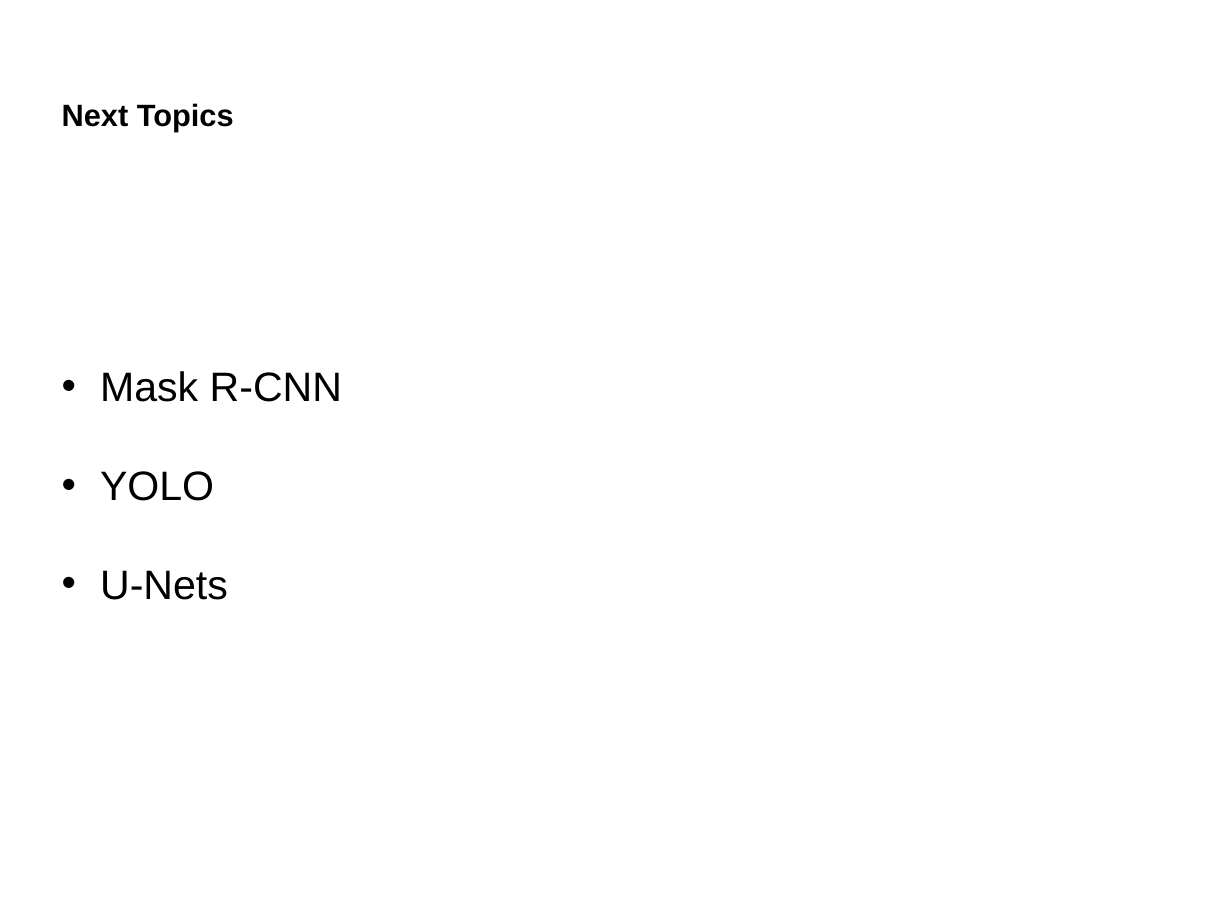
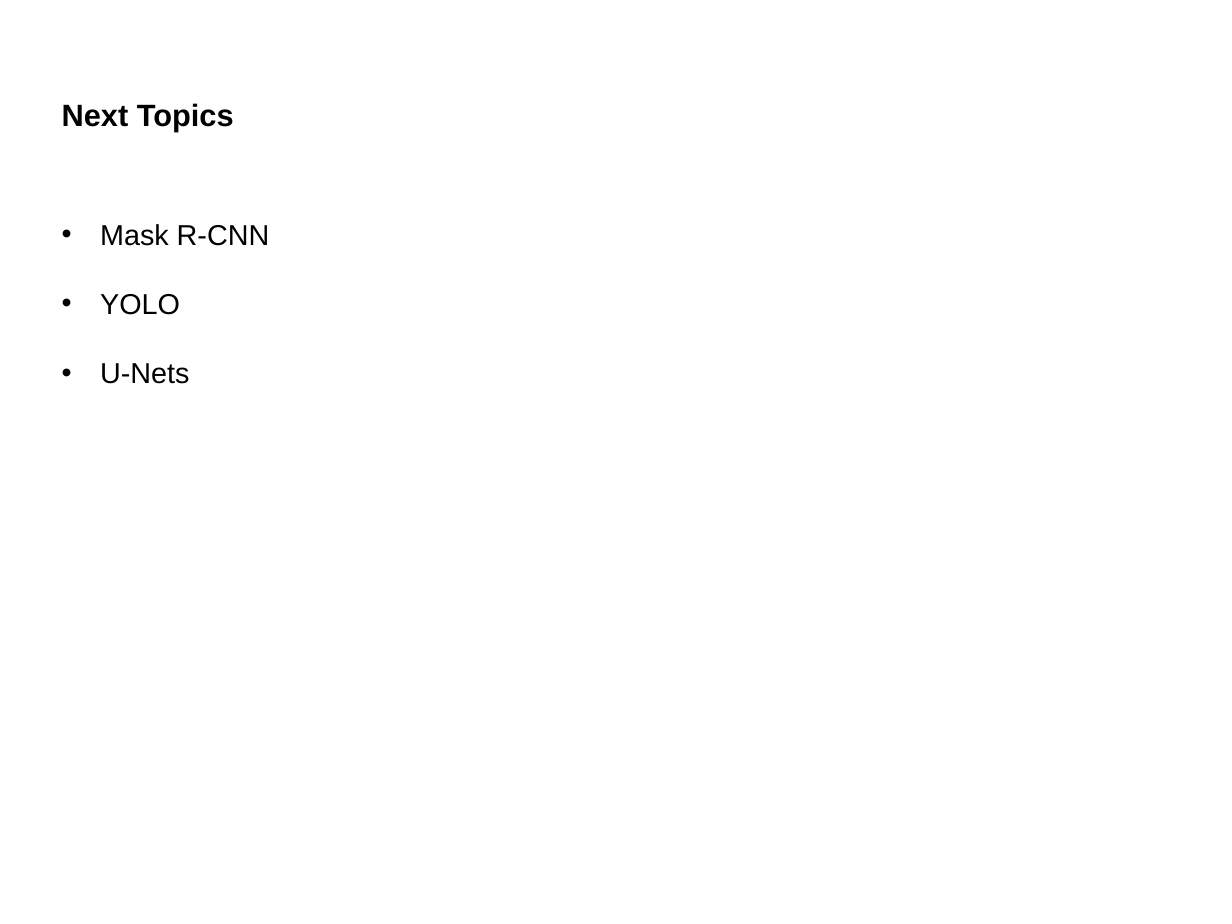
Before and after one commit to ChubaOraka/CNNs, a slide deck: slide 15 of Lecture 9/CNN_Rockville_Session 7.pptx. Drawn at 1232x924 pixels with LibreOffice and Linux fonts; fonts in the diff are those of the drawing. Boxes give left, top, right and bottom in pixels: in the first picture for what was removed or moved away, otherwise in the second. Text is boxed around its words. In the diff, an @@ line names an element or a change of style, - is before the commit and + after.

Commit message:
Added more info about the presentation on the README file and corrected an error on Page 15 of the presentation

```diff
--- a/Lecture 9/CNN_Rockville_Session 7.pptx
+++ b/Lecture 9/CNN_Rockville_Session 7.pptx
@@ subtitle "Mask R-CNN": place and size @@
-subtitle "Mask R-CNN" at (100, 371, 342, 600)
+subtitle "Mask R-CNN" at (100, 224, 270, 384)
@@ subtitle "Mask R-CNN" at (100, 224, 270, 384): size 24 to 16.8 pt @@
```
Also in this commit, not shown: 1 other file.
